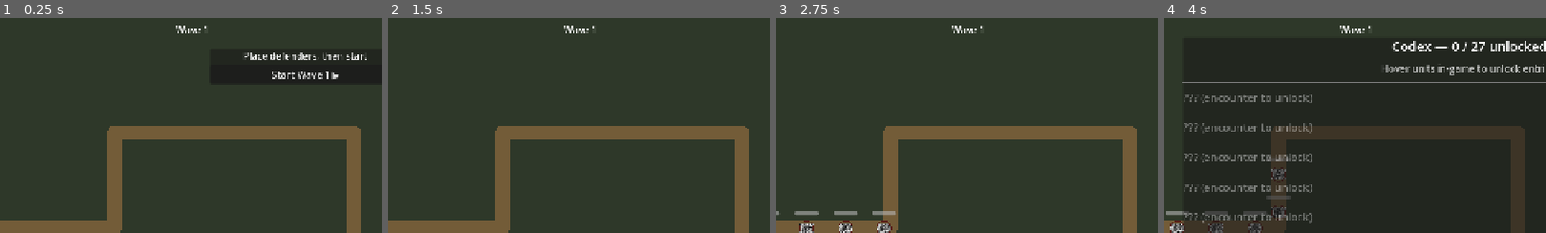
Above: before the commit, frames 1-4 (left to right).
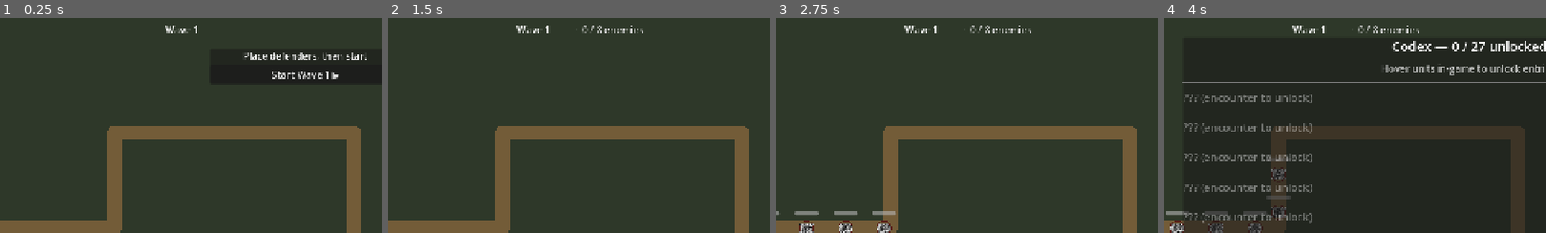
Above: after the commit, the same moments.

Repository: Josh-Buck/wwii-td
Game: Godot game, scene res://scenes/main/Main.tscn
Same seed, same stepped clock (60 frames per second), same inputs: the game is played once before the commit and once after it.
Inputs:
- Up to frame 1 (0.25 s): no input
- Up to frame 2 (1.5 s): click "Start Wave 1 ▶" at 0.5 s; click "Speed: 1x" at 1.25 s
- Up to frame 3 (2.75 s): click "Speed: 2x" at 2 s
- Up to frame 4 (4 s): click "Speed: 4x" at 2.75 s; click "Codex (C)" at 3.5 s
The pictures show only the part of the screen within x 10-60%, y 1-51%; the shares and areas given below are measured in that part.

The runs differ from the first frame. In frame 1, 0.2% of the frame differs, in the area x 43-54%, y 3-8%; in frame 2, 0.4%, in the area x 33-67%, y 3-8%; in frame 3, 0.4%; in frame 4, 0.4%.

Commit message:
polish: live enemy count in TopBar, pause overlay Restart + Quit options

Diff:
--- a/scenes/ui/HUD.gd
+++ b/scenes/ui/HUD.gd
@@ -2,6 +2,7 @@
 
 @onready var gold_label: Label = $TopBar/GoldLabel
 @onready var wave_label: Label = $TopBar/WaveLabel
+@onready var enemy_count_label: Label = $TopBar/EnemyCountLabel
 @onready var lives_label: Label = $TopBar/LivesLabel
 @onready var end_screen: Control = $EndScreen
 @onready var end_label: Label = $EndScreen/Panel/VBox/Label
@@ -25,6 +26,8 @@
 @onready var pause_btn: Button = $TopBar/PauseButton
 @onready var pause_overlay: Control = $PauseOverlay
 @onready var resume_btn: Button = $PauseOverlay/Center/VBox/ResumeButton
+@onready var pause_restart_btn: Button = $PauseOverlay/Center/VBox/PauseRestartButton
+@onready var pause_quit_btn: Button = $PauseOverlay/Center/VBox/PauseQuitButton
 @onready var speed_btn: Button = $TopBar/SpeedButton
 @onready var sidebar: PanelContainer = $TowerSidebar
 @onready var sidebar_list: VBoxContainer = $TowerSidebar/VBox/ScrollContainer/PaletteList
@@ -128,6 +131,8 @@
 	info_close_btn.pressed.connect(_on_close_btn_pressed)
 	pause_btn.pressed.connect(toggle_pause)
 	resume_btn.pressed.connect(toggle_pause)
+	pause_restart_btn.pressed.connect(_on_pause_restart_pressed)
+	pause_quit_btn.pressed.connect(_on_pause_quit_pressed)
 	pause_overlay.visible = false
 	speed_btn.pressed.connect(_cycle_speed)
 	_apply_speed()
@@ -193,6 +198,17 @@
 		_toast_remaining -= delta
 		if _toast_remaining <= 0.0:
 			toast.visible = false
+	# Live enemy count during a wave.
+	if _wave_in_progress:
+		var wd_nodes := get_tree().get_nodes_in_group("wave_director")
+		if not wd_nodes.is_empty():
+			var wd: Node = wd_nodes[0]
+			if wd.has_method("get_enemies_remaining") and wd.has_method("get_wave_total"):
+				var rem: int = wd.get_enemies_remaining()
+				var tot: int = wd.get_wave_total()
+				enemy_count_label.text = "  ·  %d / %d enemies" % [tot - rem, tot]
+	else:
+		enemy_count_label.text = ""
 
 func _on_selection_changed(stats: Resource) -> void:
 	if selection_label and stats:
@@ -877,3 +893,19 @@
 	_apply_speed()
 	get_tree().paused = false
 	get_tree().reload_current_scene()
+
+func _on_pause_restart_pressed() -> void:
+	pause_overlay.visible = false
+	_speed_idx = 0
+	_apply_speed()
+	get_tree().paused = false
+	get_tree().reload_current_scene()
+
+func _on_pause_quit_pressed() -> void:
+	# No main menu yet; this is essentially "reload" which gets you back to a
+	# fresh start state. (Web export can't actually close the tab.)
+	pause_overlay.visible = false
+	_speed_idx = 0
+	_apply_speed()
+	get_tree().paused = false
+	get_tree().reload_current_scene()
--- a/scenes/ui/HUD.tscn
+++ b/scenes/ui/HUD.tscn
@@ -26,6 +26,11 @@
 mouse_filter = 2
 text = "Wave 1"
 
+[node name="EnemyCountLabel" type="Label" parent="TopBar"]
+mouse_filter = 2
+text = ""
+modulate = Color(0.85, 0.85, 0.85, 1)
+
 [node name="Spacer2" type="Control" parent="TopBar"]
 mouse_filter = 2
 size_flags_horizontal = 3
@@ -319,6 +324,12 @@
 [node name="ResumeButton" type="Button" parent="PauseOverlay/Center/VBox"]
 text = "Resume"
 
+[node name="PauseRestartButton" type="Button" parent="PauseOverlay/Center/VBox"]
+text = "Restart Run"
+
+[node name="PauseQuitButton" type="Button" parent="PauseOverlay/Center/VBox"]
+text = "Quit to Title (refresh)"
+
 [node name="ShopPanel" type="PanelContainer" parent="."]
 visible = false
 mouse_filter = 0
--- a/scripts/systems/WaveDirector.gd
+++ b/scripts/systems/WaveDirector.gd
@@ -16,6 +16,8 @@
 var _enemies_alive: int = 0
 var _wave_active: bool = false
 var _spawning_active: bool = false
+var _enemies_killed_this_wave: int = 0
+var _enemies_total_this_wave: int = 0
 
 @onready var _path: Path2D = _resolve_path()
 
@@ -95,10 +97,20 @@
 	_current_wave_index += 1
 	_wave_active = true
 	_enemies_alive = 0
+	_enemies_killed_this_wave = 0
 	var wave_def: Dictionary = _waves[_current_wave_index]
+	_enemies_total_this_wave = 0
+	for s in wave_def.get("spawns", []):
+		_enemies_total_this_wave += int(s.get("count", 1))
 	wave_started.emit(_current_wave_index)
 	EventBus.wave_started.emit(_current_wave_index)
 	_spawn_wave_async(wave_def.get("spawns", []))
+
+func get_enemies_remaining() -> int:
+	return max(0, _enemies_total_this_wave - _enemies_killed_this_wave)
+
+func get_wave_total() -> int:
+	return _enemies_total_this_wave
 
 func _spawn_wave_async(spawns: Array) -> void:
 	_spawning_active = true
@@ -142,9 +154,11 @@
 	_enemies_alive += 1
 
 func _on_enemy_killed_for_count(_e: Node, _r: int) -> void:
+	_enemies_killed_this_wave += 1
 	_dec_alive()
 
 func _on_enemy_leaked(_e: Node) -> void:
+	_enemies_killed_this_wave += 1
 	_dec_alive()
 
 func _dec_alive() -> void:
